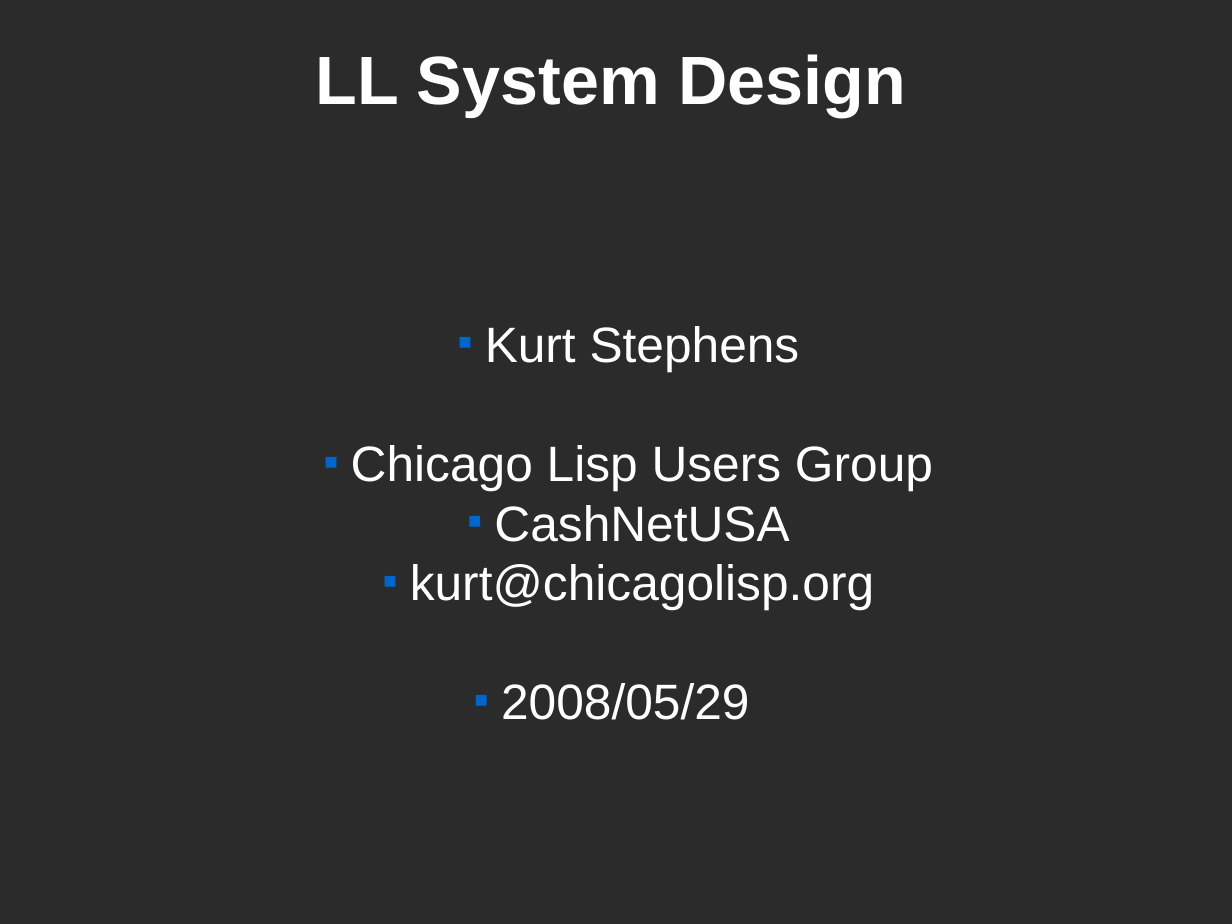
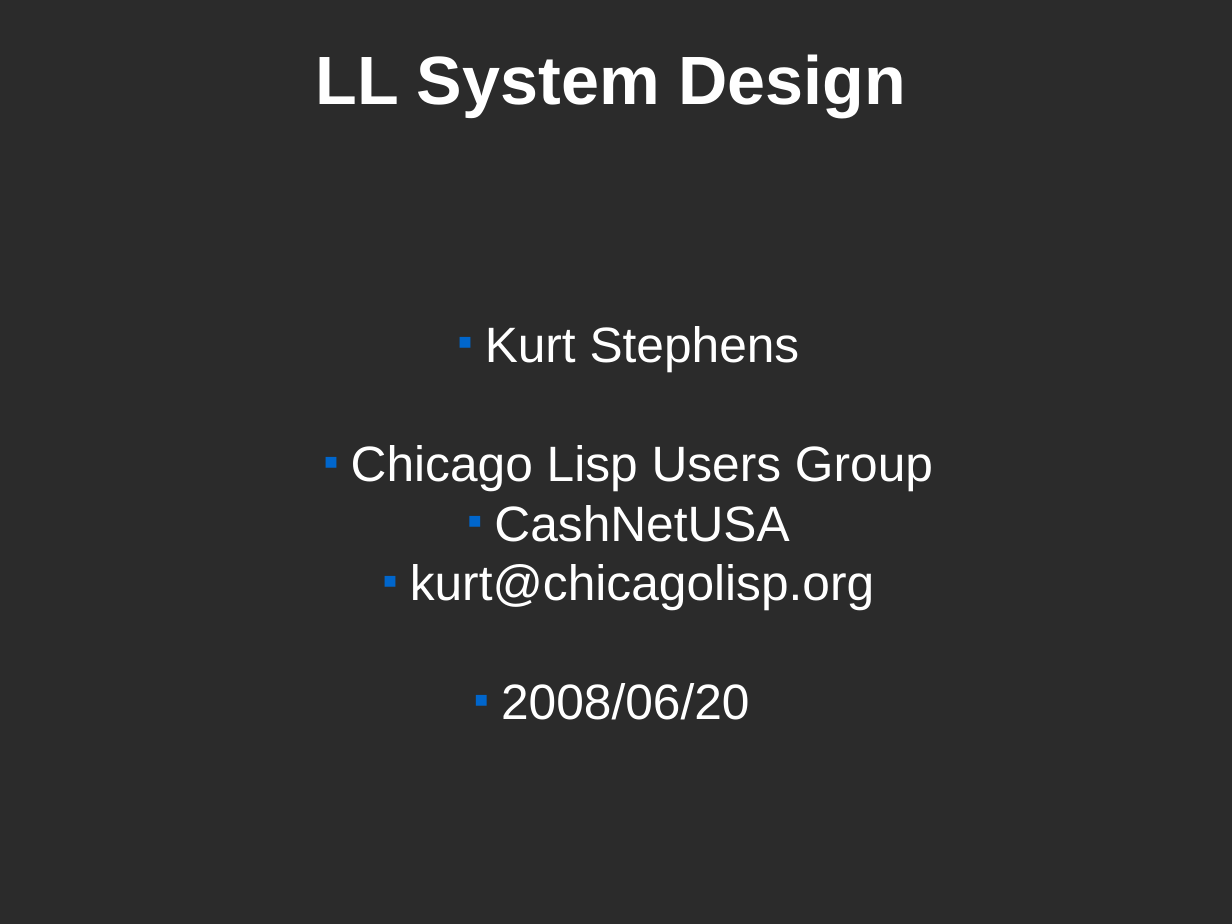
Before and after one commit to kstephens/ll, a slide deck: slide 1 of src/ll/doc/ll_system_design.odp. Drawn at 1232x924 pixels with LibreOffice and Linux fonts; fonts in the diff are those of the drawing; background and template pictures are left out; a plain dark background stands for a picture behind light text. Boxes give left, top, right and bottom in pixels: in the first picture for what was removed or moved away, otherwise in the second. Text is boxed around its words. In the diff, an @@ line names an element or a change of style, - is before the commit and + after.

```diff
--- a/src/ll/doc/ll_system_design.odp
+++ b/src/ll/doc/ll_system_design.odp
@@ subtitle at [501, 683, 749, 720]: text changed @@
-  ■ 2008/05/29
+  ■ 2008/06/20
```
Also in this commit, not shown: 8 other slides changed, 6 other files.
